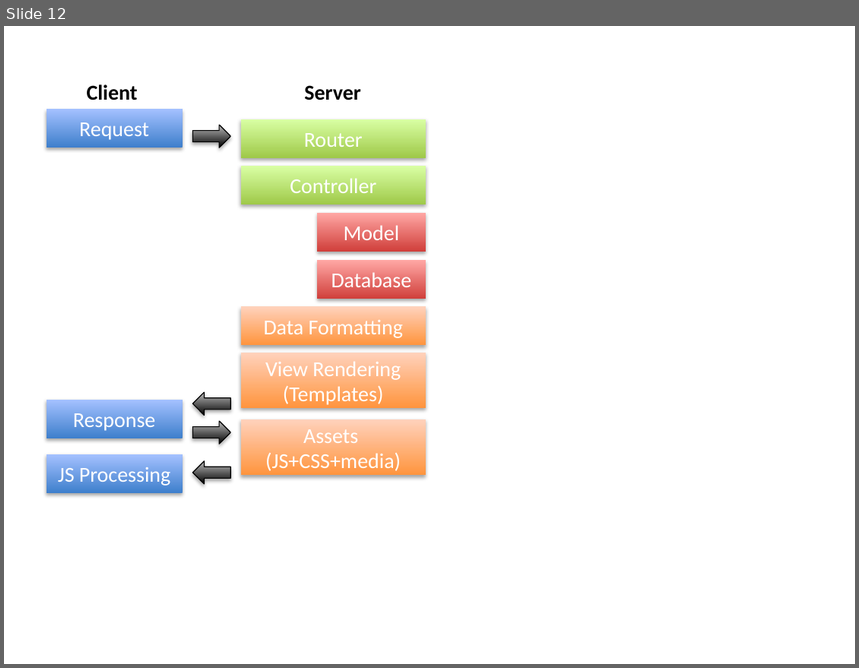
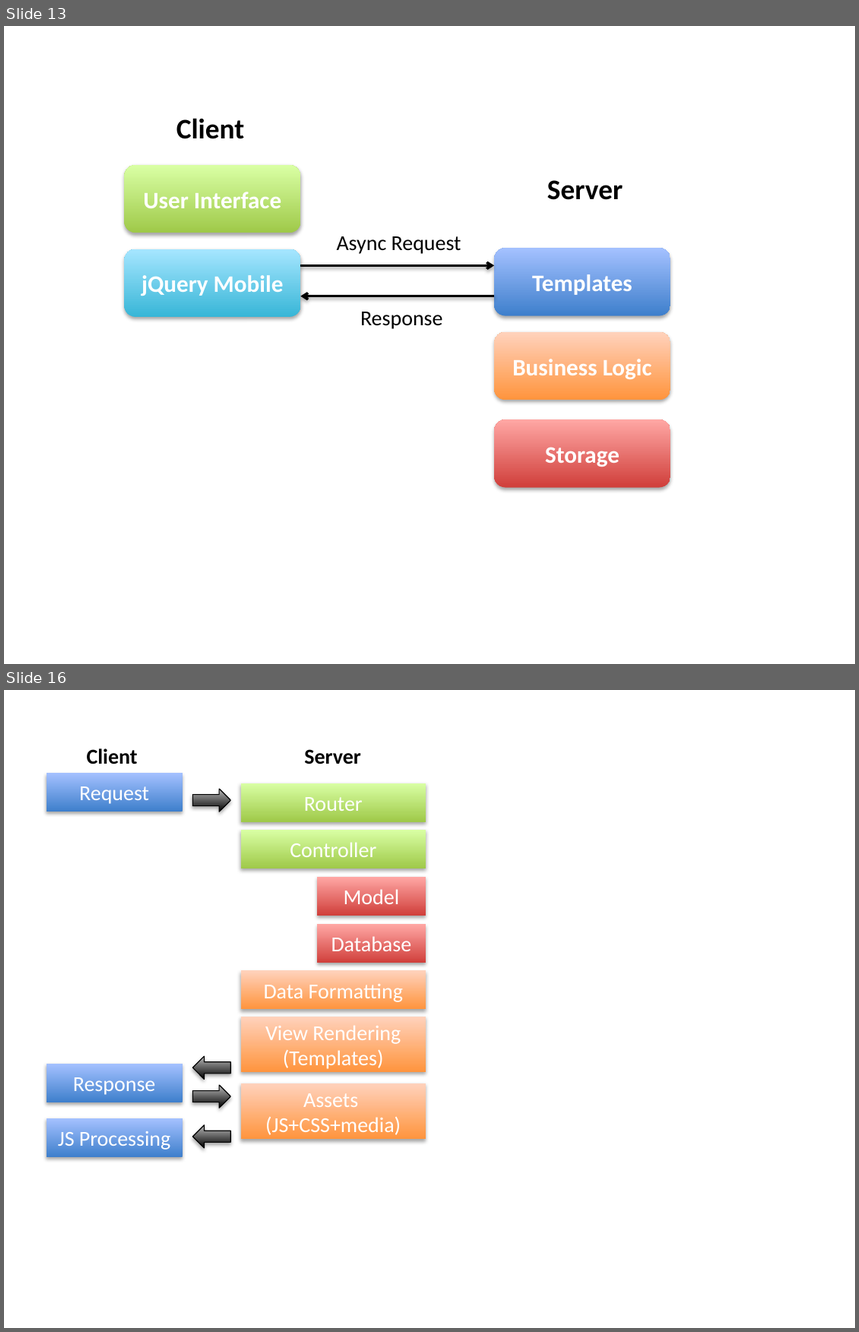
Before and after one commit to clody69/MobileWebApps, a slide deck: docs/diagrams.pptx. Shown one above the other, each under a label of ours: slide 12 before the commit, slides 13 and 16 after it; the slides between them are not shown. The pictures are 859x668 and 859x1332 pixels, drawn with LibreOffice and Linux fonts; fonts in the diff are those of the drawing. Boxes give left, top, right and bottom in pixels: in the first picture for what was removed or moved away, otherwise in the second. Text is boxed around its words. In the diff, an @@ line names an element or a change of style, - is before the commit and + after.

```diff
--- a/docs/diagrams.pptx
+++ b/docs/diagrams.pptx
@@ slide 13 added at box(4, 26, 855, 664), background #FFFFFF @@
@@ text added at box(177, 118, 244, 139), 24 pt, text #000000, bold @@
+Client
@@ rounded rectangle added at box(124, 165, 300, 233), fill gradient #A0CA4A to #DAFFA5, 20 pt, text #FFFFFF, bold @@
+User Interface
@@ text added at box(547, 180, 623, 200), 24 pt, text #000000, bold @@
+Server
@@ rounded rectangle added at box(124, 249, 300, 317), fill gradient #39B7D8 to #A7E6FF, 20 pt, text #FFFFFF, bold @@
+jQuery Mobile
@@ text added at box(337, 237, 462, 254), 18 pt, text #000000 @@
+Async Request
@@ rounded rectangle added at box(494, 248, 671, 316), fill gradient #3F80CE to #A4C4FF, 20 pt, text #FFFFFF, bold @@
+Templates
@@ arrow added from (300, 266) to (494, 266), #000000 2 pt @@
@@ arrow added from (494, 297) to (300, 297), #000000 2 pt @@
@@ text added at box(360, 312, 443, 329), 18 pt, text #000000 @@
+Response
@@ rounded rectangle added at box(494, 332, 671, 401), fill gradient #FF953E to #FFD2BD, 20 pt, text #FFFFFF, bold @@
+Business Logic
@@ rounded rectangle added at box(494, 420, 671, 488), fill gradient #D1403C to #FFA6A5, 20 pt, text #FFFFFF, bold @@
+Storage
@@ what was slide 12 is now slide 16 @@
```
Also in this commit, not shown: 4 slides changed, 3 other slides added, 7 other files.
